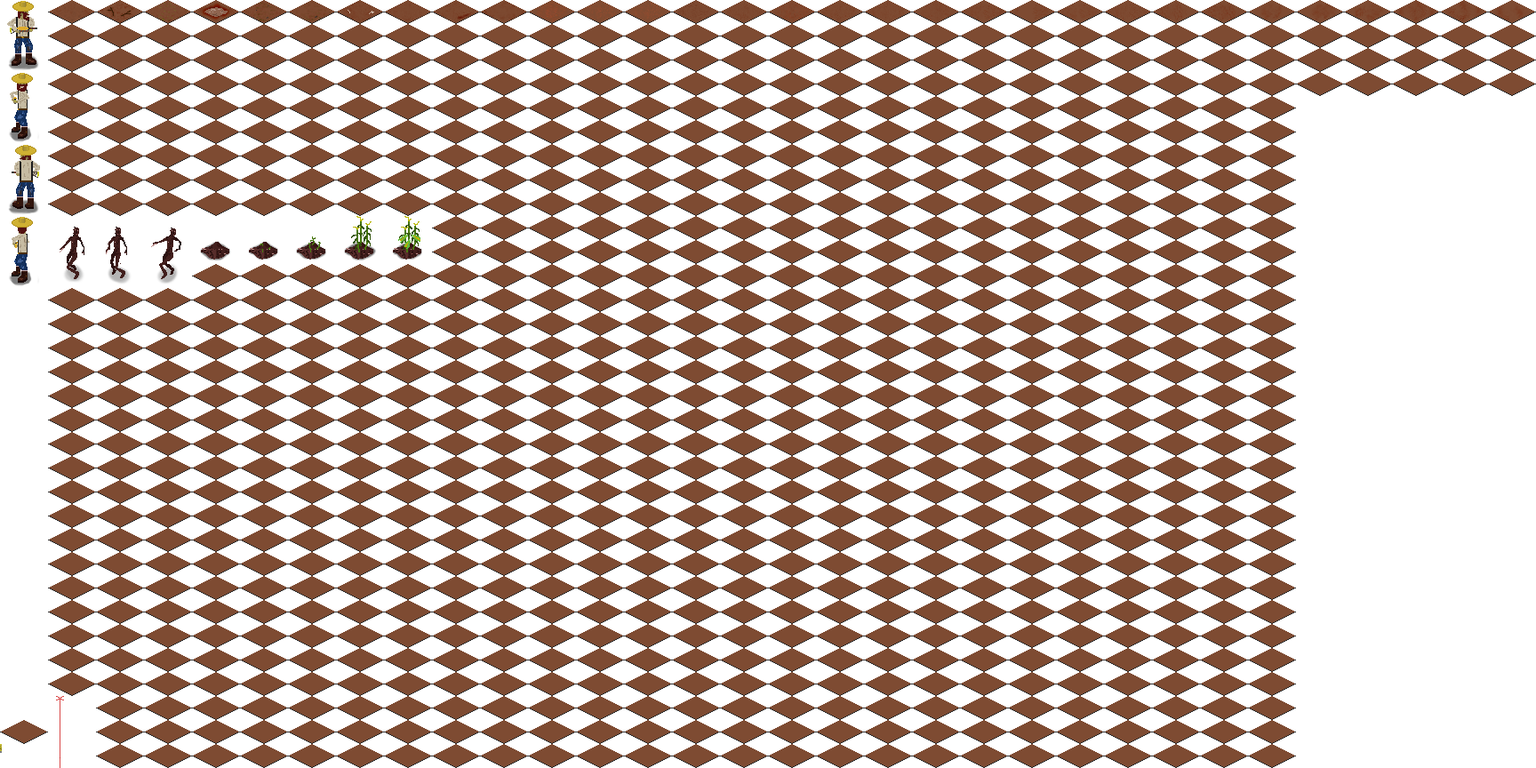
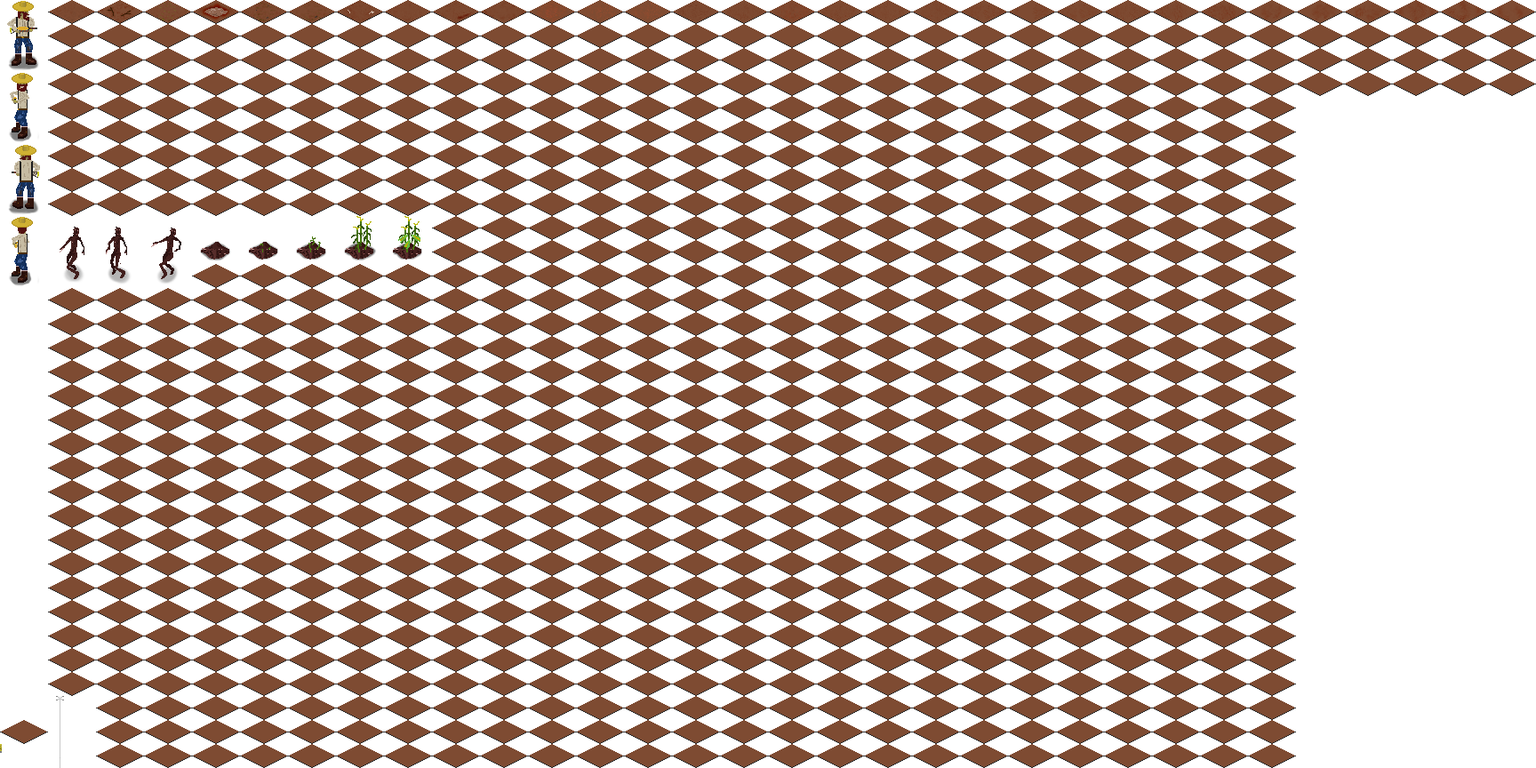
Layer changes from the first 1536px x 768px image to the second:
painted on "Background" over bbox(55, 695, 64, 768)
